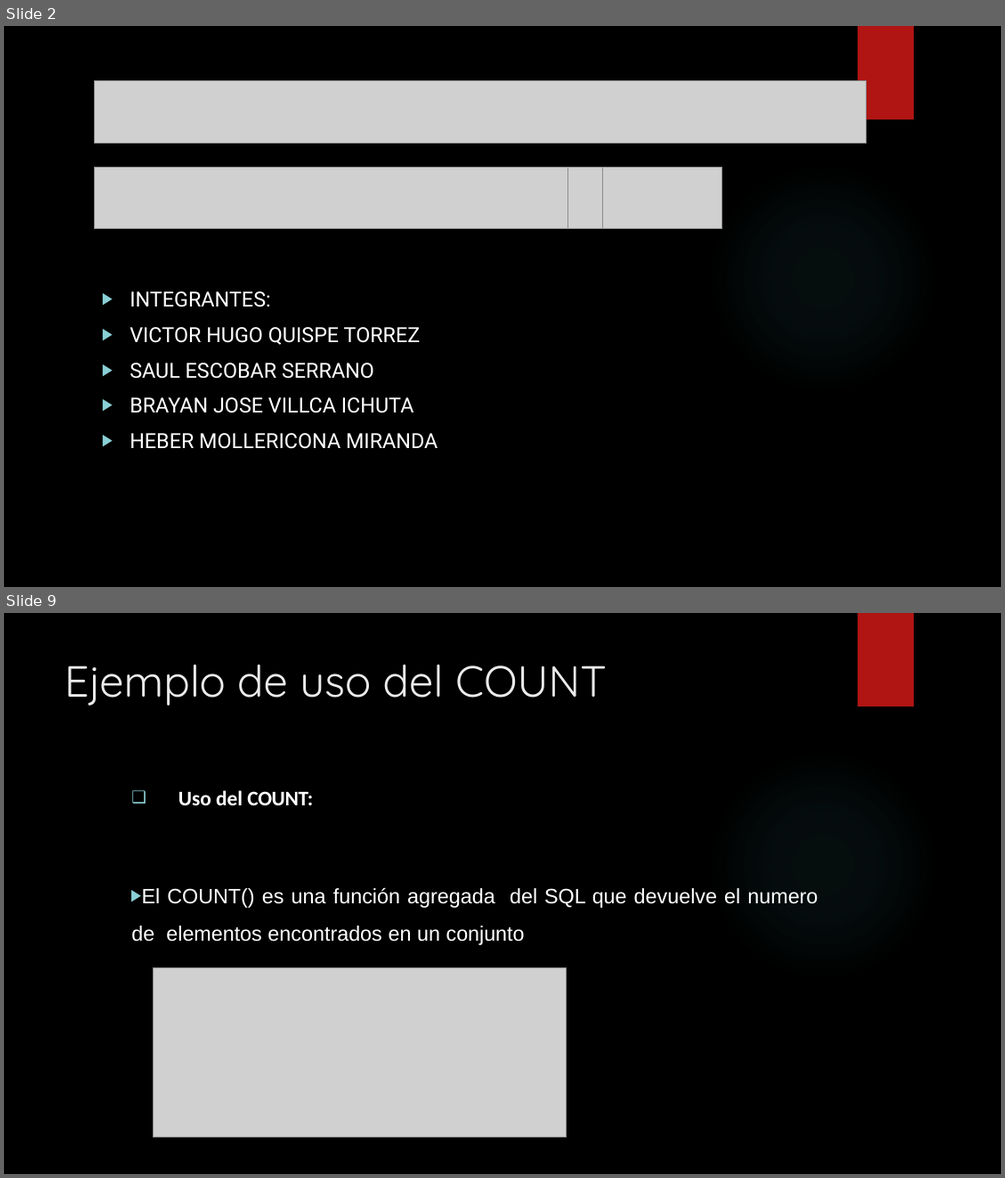
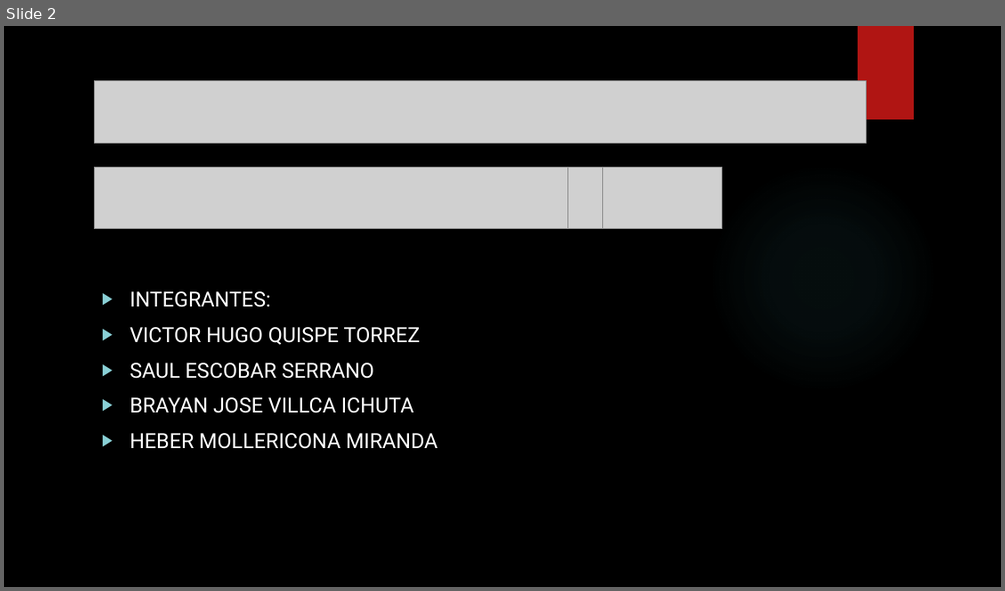
Before and after one commit to VictorQuispe19/BaseDeDatos1, a slide deck: Hito5/ProyectoFinal/PROY_BASE_DE_DATOS.pptx. Shown one above the other, each under a label of ours: slides 2 and 9 before the commit, slide 2 after it; the slides between them are not shown. The pictures are 1005x1178 and 1005x591 pixels, drawn with LibreOffice and Linux fonts; fonts in the diff are those of the drawing; grey boxes stand for pictures; background and template pictures are left out. Boxes give left, top, right and bottom in pixels: in the first picture for what was removed or moved away, otherwise in the second. Text is boxed around its words. In the diff, an @@ line names an element or a change of style, - is before the commit and + after.

```diff
--- a/Hito5/ProyectoFinal/PROY_BASE_DE_DATOS.pptx
+++ b/Hito5/ProyectoFinal/PROY_BASE_DE_DATOS.pptx
@@ slide 9 removed at <box>4,613,1001,1174</box>, background picture (left out); not listed: 2 template elements that a slide beside it also shows @@
@@ title removed at <box>65,664,607,706</box> @@
-Ejemplo de uso del COUNT
@@ text removed at <box>131,790,817,945</box> @@
-❑ Uso del COUNT:
-▶ El COUNT() es una función agregada del SQL que devuelve el numero de elementos encontrados en un conjunto
@@ picture removed at <box>153,968,566,1137</box> @@
```
Also in this commit, not shown: 3 slides changed, 7 slides added, 4 other slides removed, 2 other files.
